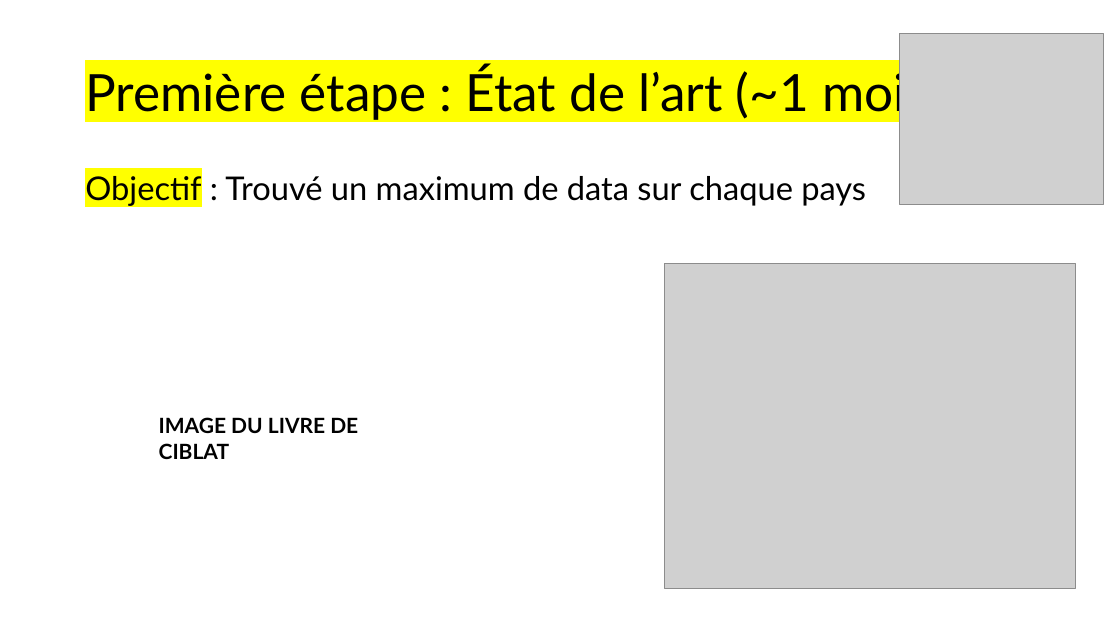
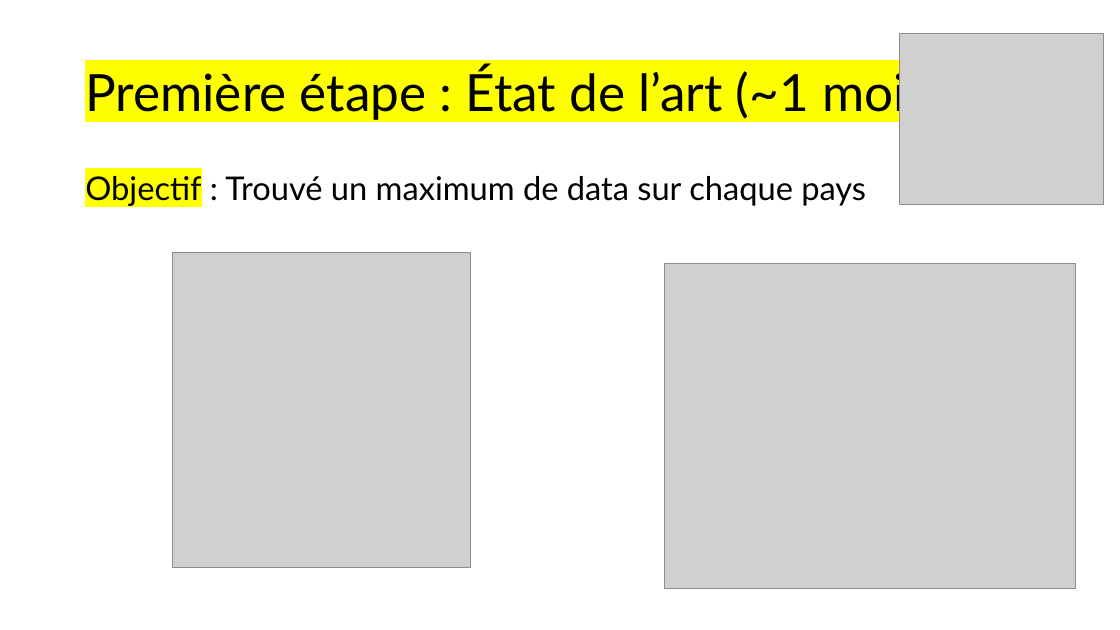
Before and after one commit to maxime-sfn/paleoclimat, a slide deck: slide 9 of PALEOCLIMATOLOGIE_presentation_DU_PROEJET.pptx. Drawn at 1120x630 pixels with LibreOffice and Linux fonts; fonts in the diff are those of the drawing; grey boxes stand for pictures. Boxes give left, top, right and bottom in pixels: in the first picture for what was removed or moved away, otherwise in the second. Text is boxed around its words. In the diff, an @@ line names an element or a change of style, - is before the commit and + after.

Commit message:
Ajout d'une image à la présentation.

```diff
--- a/PALEOCLIMATOLOGIE_presentation_DU_PROEJET.pptx
+++ b/PALEOCLIMATOLOGIE_presentation_DU_PROEJET.pptx
@@ picture added at (x1=173, y1=253, x2=471, y2=568) @@
@@ text removed at (x1=159, y1=417, x2=358, y2=459) @@
-IMAGE DU LIVRE DE CIBLAT
```
Also in this commit, not shown: 1 other slide changed.
